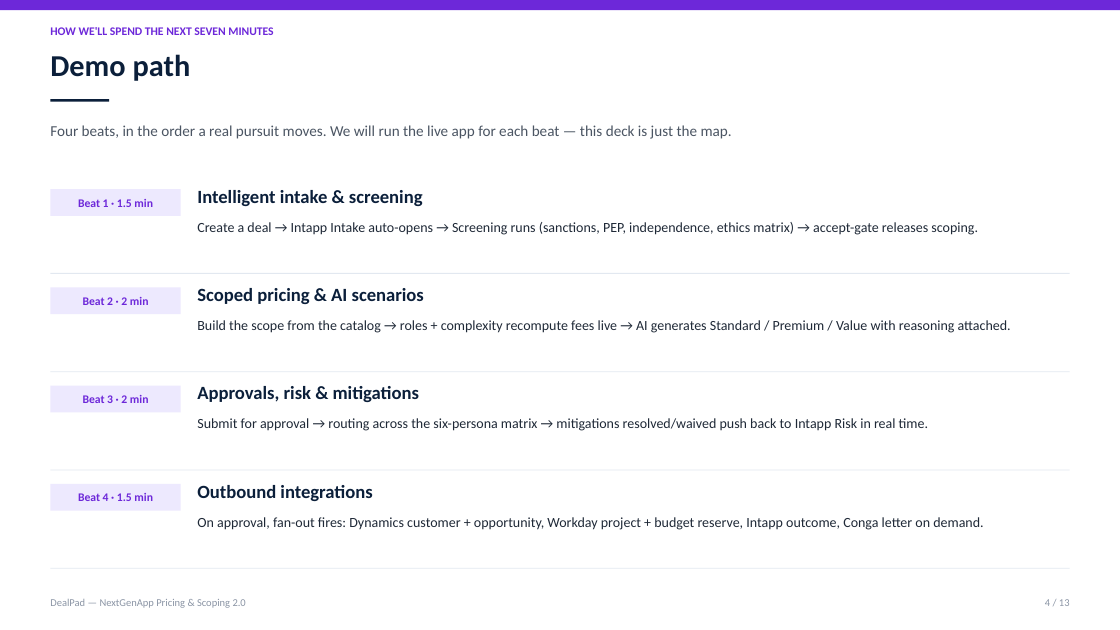
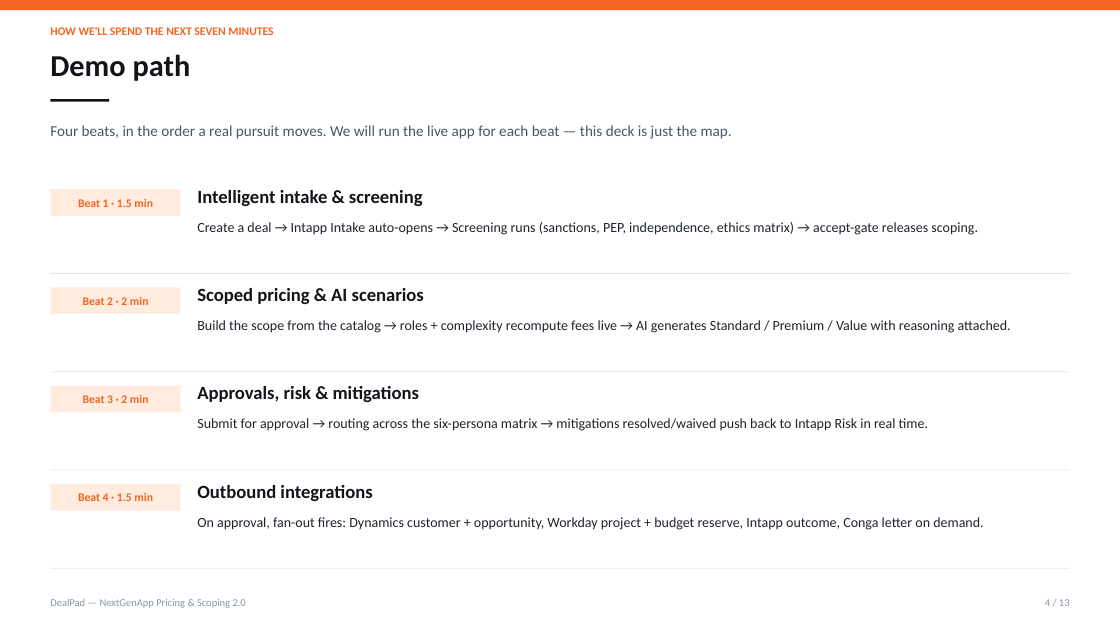
Before and after one commit to dhan99/NextGenPricing2, a slide deck: slide 4 of attached_assets/DealPad_10min_PS_Demo.pptx. Drawn at 1120x630 pixels with LibreOffice and Linux fonts; fonts in the diff are those of the drawing. Boxes give left, top, right and bottom in pixels: in the first picture for what was removed or moved away, otherwise in the second. Text is boxed around its words. In the diff, an @@ line names an element or a change of style, - is before the commit and + after.

```diff
--- a/attached_assets/DealPad_10min_PS_Demo.pptx
+++ b/attached_assets/DealPad_10min_PS_Demo.pptx
@@ rectangle at bbox=[0, 0, 1120, 10]: fill #6D28D9 to #F26522 @@
@@ rectangle at bbox=[50, 99, 109, 102]: fill #0B1F3A to #111418 @@
@@ text colour #6D28D9 to #F26522 in 5 elements at bbox=[50, 27, 273, 35], bbox=[78, 199, 153, 207], bbox=[83, 297, 149, 305], bbox=[83, 395, 149, 403], bbox=[78, 493, 153, 501] @@
@@ fill #EDE9FE to #FFECDF in 4 elements at bbox=[50, 189, 181, 216], bbox=[50, 287, 181, 314], bbox=[50, 386, 181, 413], bbox=[50, 484, 181, 511] @@
@@ text colour #0B1F3A to #111418 in 5 elements at bbox=[50, 54, 191, 81], bbox=[197, 190, 423, 206], bbox=[197, 288, 424, 304], bbox=[197, 386, 419, 402], bbox=[197, 485, 372, 501] @@
```
Also in this commit, not shown: 12 other slides changed, 2 other files.
